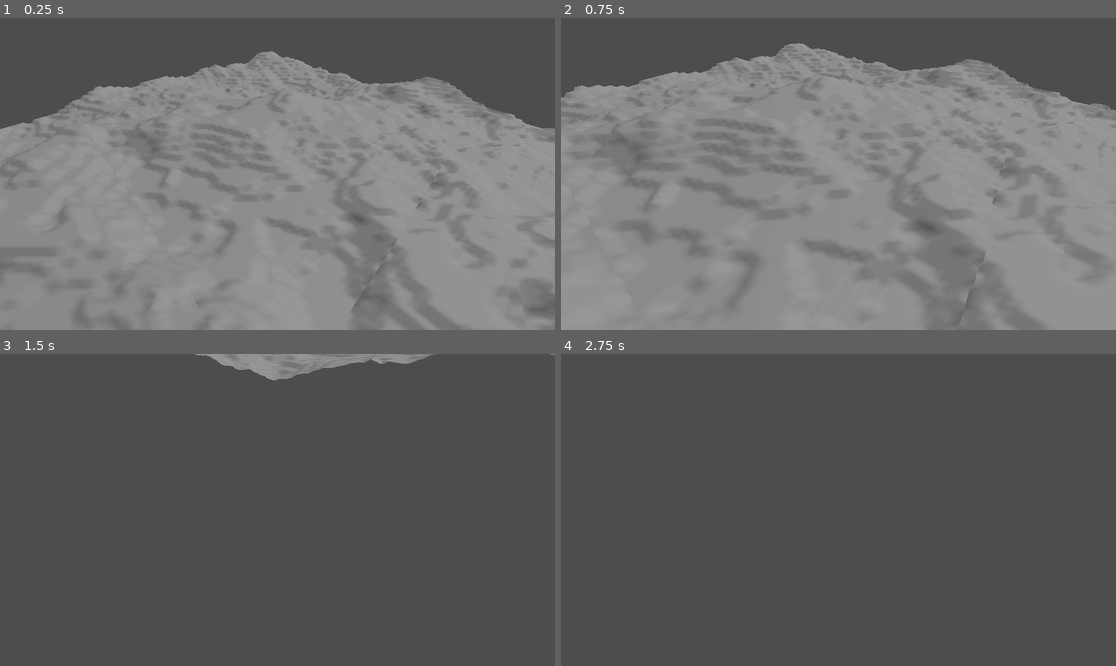
Above: before the commit, frames 1-4 (two rows, left to right).
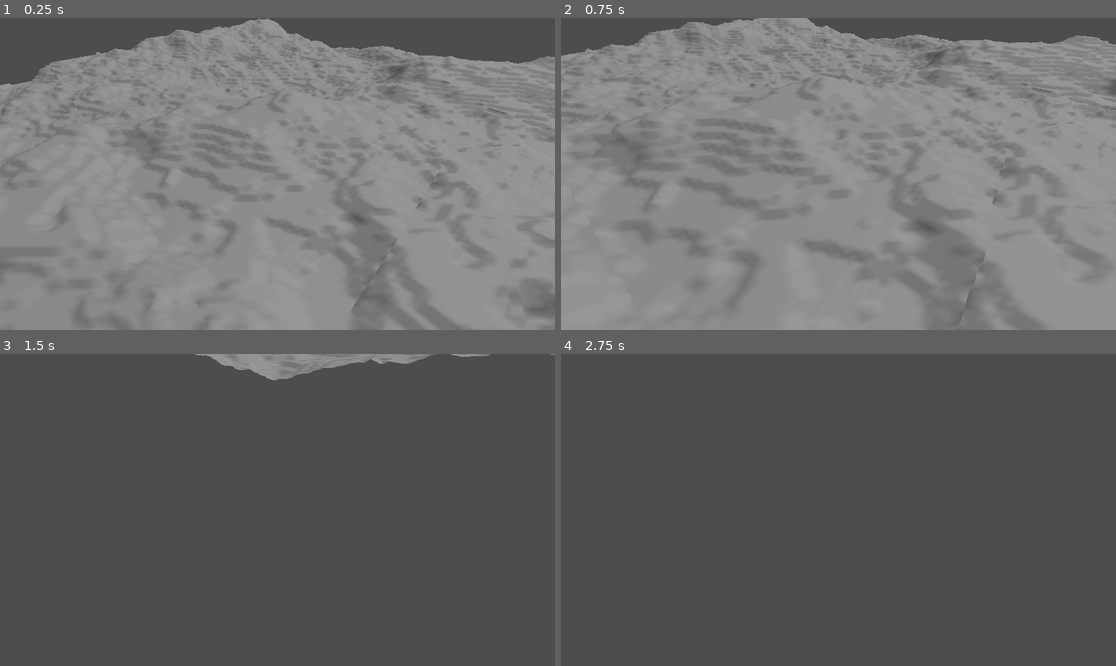
Above: after the commit, the same moments.

Repository: matupper/TerrainGen
Game: Godot game, scene res://terrain/demo/terrain_system.tscn
The game is run twice, just before and just after one commit, with the same random seed, the same clock (stepped at 60 frames per second) and the same inputs.
Inputs (mouse positions are in pixels of both pictures, inside the frame that each line leads up to):
- Up to frame 1 (0.25 s): no input
- Up to frame 2 (0.75 s): tap Enter at 0.5 s; move the mouse to (866, 174) at 0.52 s; hold W (move_forward) from 0.53 s (still down); hold Shift (move_fast) from 0.53 s (still down)
- Up to frame 3 (1.5 s): keep holding W (move_forward); move the mouse to (249, 510) at 1.27 s; release Shift (move_fast) at 1.28 s; tap Shift (move_fast) at 1.35 s
- Up to frame 4 (2.75 s): keep holding W (move_forward); move the mouse to (849, 503) at 2.02 s; hold Shift (move_fast) from 2.03 s (still down)

The runs differ from the first frame. In frame 1, 12% of the frame differs, in the area x 0-100%, y 0-36%; in frame 2, 12%; in frame 3, less than 0.1%; in frame 4, nothing differs.

Commit message:
Fix chunk grid update logic
I got some variables in the update chunks function mixed up lol took me forever to see them

Diff:
--- a/terrain/demo/terrain_system.tscn
+++ b/terrain/demo/terrain_system.tscn
@@ -17,6 +17,7 @@
 script = ExtResource("1_47k3h")
 settings = SubResource("Resource_f32kt")
 target = NodePath("Camera3D")
+radius = 2
 
 [node name="DirectionalLight3D" type="DirectionalLight3D" parent="."]
 transform = Transform3D(-0.8660254, -0.43301278, 0.25, 0, 0.49999997, 0.86602545, -0.50000006, 0.75, -0.43301266, 0, 0, 0)
--- a/terrain/runtime/TerrainSystem.gd
+++ b/terrain/runtime/TerrainSystem.gd
@@ -9,6 +9,48 @@
 @onready var chunks_root: Node3D = $Chunks
 
 var _center_chunk: Vector2i = Vector2i(999999, 999999)
+var _chunks: Dictionary = {} # key: Vector2i, value: TerarinChunk
+
+func _get_required_coords(center: Vector2i, radius: int) -> Array[Vector2i]:
+	var coords: Array[Vector2i] = []
+	coords.resize(0)
+
+	for cz in range (center.y - radius, center.y + radius + 1):
+		for cx in range (center.x - radius, center.x + radius + 1):
+			coords.append(Vector2i(cx, cz))
+
+	return coords
+
+func _update_chunks(center: Vector2i) -> void:
+	var required := _get_required_coords(center, radius)
+
+	# Build a set-like dictionary for quick lookup
+	var required_set: Dictionary = {}
+	for c in required:
+		required_set[c] = true
+
+	# 1) Remove chunks that are no longer required
+	var to_remove: Array[Vector2i] = []
+	for key in _chunks.keys():
+		if not required_set.has(key):
+			to_remove.append(key)
+
+	for coord in to_remove:
+		var chunk: TerrainChunk = _chunks[coord]
+		_chunks.erase(coord)
+		chunk.queue_free()
+
+	# 2) Add chunks that are missing
+	for coord in required:
+		if not _chunks.has(coord):
+			var chunk := TerrainChunk.new()
+			chunks_root.add_child(chunk)
+			chunk.setup(settings, coord)
+			chunk.generate()
+			_chunks[coord] = chunk
+
+	print("Center:", center, " Chunks loaded:", _chunks.size())
+
 
 func _world_to_chunk_coord(world_pos: Vector3) -> Vector2i:
 	var chunk_world_size = float(settings.verts_per_side - 1) * settings.vertexspacing
@@ -28,10 +70,6 @@
 	chunk.generate()
 
 func _generate_chunk_grid(center: Vector2i, radius: int) -> void:
-	# Clear old chunks
-	for c in chunks_root.get_children():
-		c.queue_free()
-
 	for cz in range(center.y - radius, center.y + radius + 1):
 		for cx in range(center.x - radius, center.x + radius + 1):
 			var chunk := TerrainChunk.new()
@@ -48,10 +86,10 @@
 		return
 
 	_center_chunk = _world_to_chunk_coord(target.global_position)
-	_generate_chunk_grid(_center_chunk, radius)
+	_update_chunks(_center_chunk)
 
 func _process(delta: float) -> void:
 	var new_center := _world_to_chunk_coord(target.global_position)
 	if new_center != _center_chunk:
 		_center_chunk = new_center
-		_generate_chunk_grid(_center_chunk, radius)
+		_update_chunks(_center_chunk)
